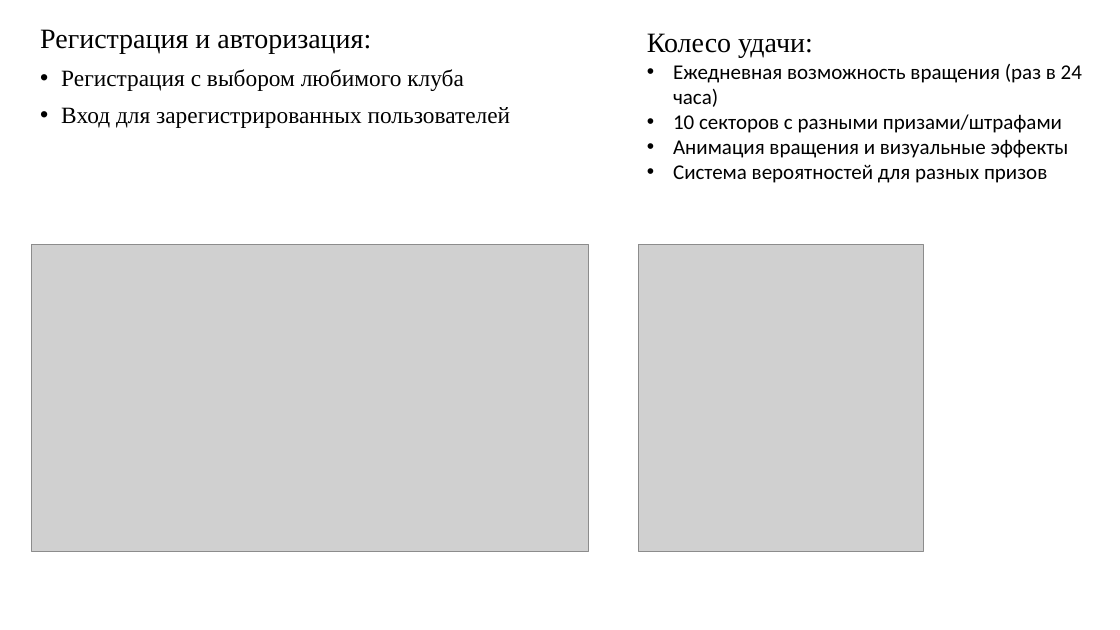
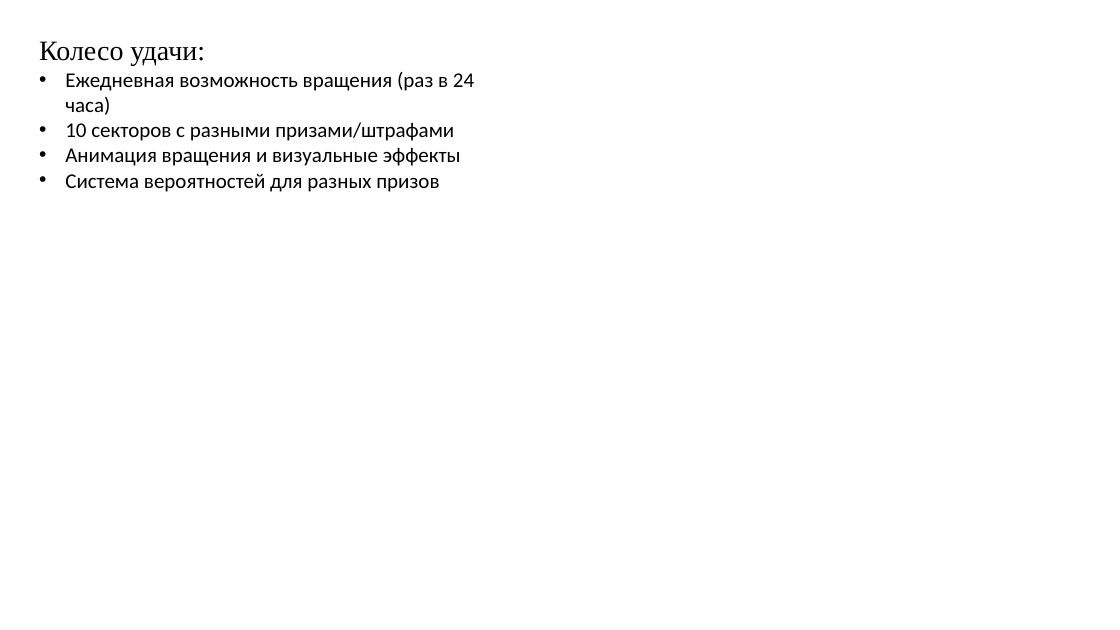
Before and after one commit to Kilmb/web, a slide deck: slide 7 of Web-main.pptx (slide 5 before the commit). Drawn at 1120x630 pixels with LibreOffice and Linux fonts; fonts in the diff are those of the drawing; grey boxes stand for pictures; background and template pictures are left out. Boxes give left, top, right and bottom in pixels: in the first picture for what was removed or moved away, otherwise in the second. Text is boxed around its words. In the diff, an @@ line names an element or a change of style, - is before the commit and + after.

```diff
--- a/Web-main.pptx
+++ b/Web-main.pptx
@@ text "Колесо удачи:": place and size @@
-text "Колесо удачи:" at <box>647,33,1082,183</box>
+text "Колесо удачи:" at <box>39,41,474,192</box>
@@ text removed at <box>40,29,511,128</box> @@
-Регистрация и авторизация:
-• Регистрация с выбором любимого клуба
-• Вход для зарегистрированных пользователей
@@ picture removed at <box>32,245,590,551</box> @@
@@ picture removed at <box>639,245,923,551</box> @@
```
Also in this commit, not shown: 2 other slides changed, 2 slides added.
